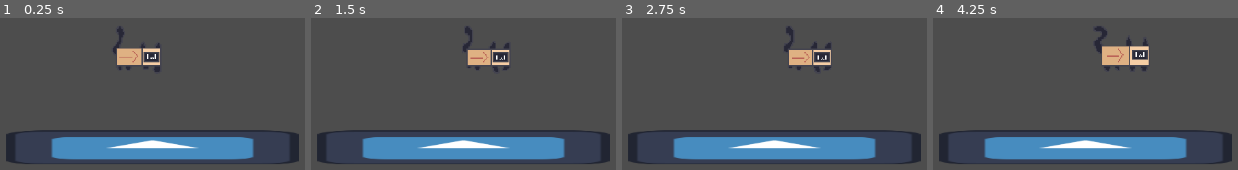
Above: before the commit, frames 1-4 (left to right).
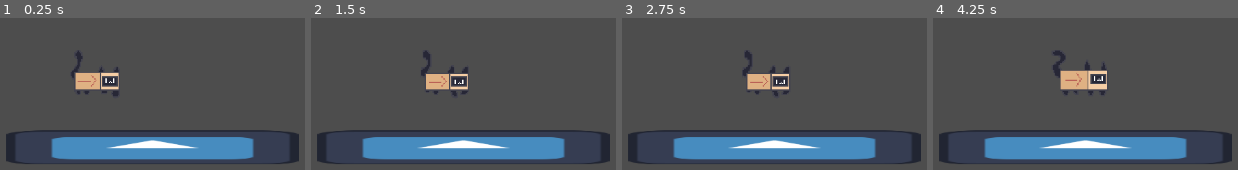
Above: after the commit, the same moments.

Repository: BelinhoBR/noob-jam-team
Game: Godot game, scene res://Scenes/map.tscn
Same seed, same stepped clock (60 frames per second), same inputs: the game is played once before the commit and once after it. The engine's default icon, where the game draws it, is replaced by a stand-in: a white triangle on a blue panel in a dark square.
Inputs:
- Up to frame 1 (0.25 s): no input
- Up to frame 2 (1.5 s): hold D (move_right) 0.53-1.28 s; hold A (move_left) from 1.28 s (still down)
- Up to frame 3 (2.75 s): release A (move_left) at 2.03 s; hold D (move_right) from 2.03 s (still down)
- Up to frame 4 (4.25 s): release D (move_right) at 3.53 s; hold A (move_left) from 3.53 s (still down)

The runs differ from the first frame. In frame 1, 3.6% of the frame differs, in the area x 23-53%, y 5-52%; in frame 2, 3.4%; in frame 3, 3.4%; in frame 4, 4.7%, in the area x 39-71%, y 5-51%.

Commit message:
hello branch

Diff:
--- a/serious-noob-jam/Scenes/map.tscn
+++ b/serious-noob-jam/Scenes/map.tscn
@@ -17,4 +17,4 @@
 shape = SubResource("WorldBoundaryShape2D_26yhd")
 
 [node name="Catbox" parent="." unique_id=1900732100 instance=ExtResource("2_26yhd")]
-position = Vector2(513, 474)
+position = Vector2(453, 509)
